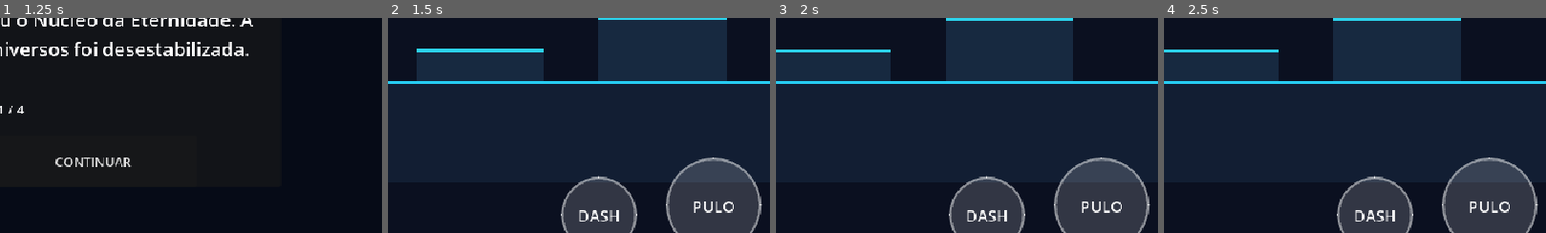
Above: before the commit, frames 1-4 (left to right).
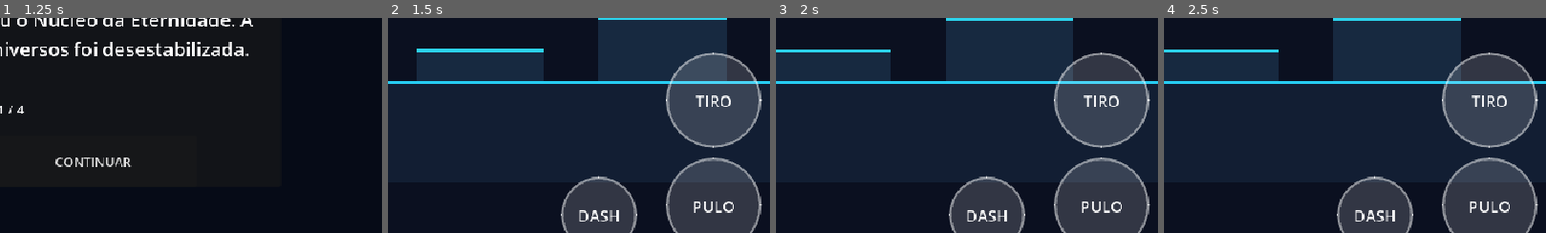
Above: after the commit, the same moments.

Repository: jyanzy19-yml/new-bolt-aventura
Game: Godot game, scene res://scenes/boot/boot.tscn
The game is run twice, just before and just after one commit, with the same random seed, the same clock (stepped at 60 frames per second) and the same inputs.
Inputs:
- Up to frame 1 (1.25 s): click "NOVA JORNADA" at 0.5 s
- Up to frame 2 (1.5 s): click "PULAR" at 1.25 s
- Up to frame 3 (2 s): no input
- Up to frame 4 (2.5 s): click "COMEÇAR" at 2 s
The pictures show only the part of the screen within x 49-99%, y 41-91%; the shares and areas given below are measured in that part.

Frame 1 is identical in both runs. In frame 2, 8.7% of the frame differs, in the area x 72-98%, y 16-61%; in frame 3, 8.7%; in frame 4, 8.7%.

Commit message:
feat: add touch attack button to gameplay HUD

Diff:
--- a/scenes/ui/hud.tscn
+++ b/scenes/ui/hud.tscn
@@ -91,6 +91,20 @@
 script = ExtResource("3_button")
 action = &"dash"
 label_text = "DASH"
+
+[node name="Attack" type="Control" parent="Safe/Layout/TouchControls"]
+layout_mode = 1
+anchor_left = 1.0
+anchor_top = 1.0
+anchor_right = 1.0
+anchor_bottom = 1.0
+offset_left = -144.0
+offset_top = -276.0
+offset_right = -24.0
+offset_bottom = -156.0
+script = ExtResource("3_button")
+action = &"attack"
+label_text = "TIRO"
 
 [node name="Pause" type="Control" parent="Safe/Layout/TouchControls"]
 layout_mode = 1
